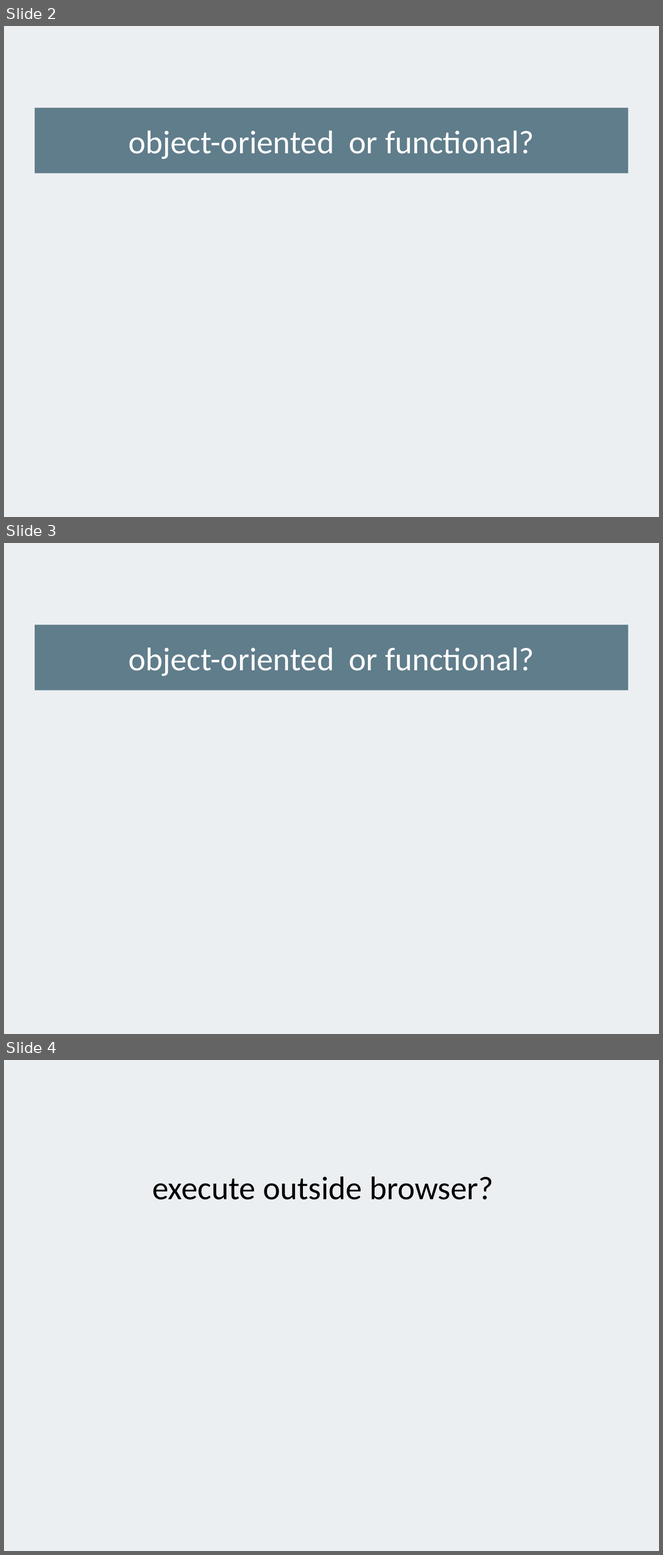
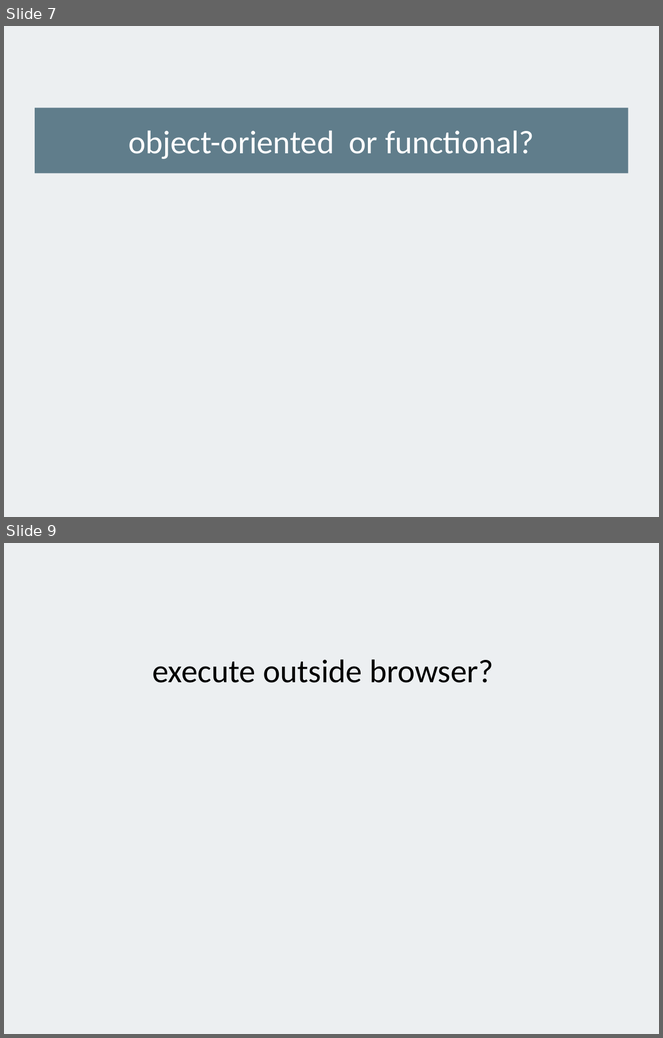
Before and after one commit to alexeymatveevp/angularjs-course, a slide deck: docs/00_jsbasics.pptx. Shown one above the other, each under a label of ours: slides 2, 3 and 4 before the commit, slides 7 and 9 after it; the slides between them are not shown. The pictures are 663x1555 and 663x1038 pixels, drawn with LibreOffice and Linux fonts; fonts in the diff are those of the drawing. Boxes give left, top, right and bottom in pixels: in the first picture for what was removed or moved away, otherwise in the second. Text is boxed around its words. In the diff, an @@ line names an element or a change of style, - is before the commit and + after.

```diff
--- a/docs/00_jsbasics.pptx
+++ b/docs/00_jsbasics.pptx
@@ slide 3 removed at [4,543,659,1034], background #ECEFF1 @@
@@ snip rect removed at [35,625,629,691] @@
-object-oriented or functional?
@@ what was slide 2 is now slide 7 @@
@@ what was slide 4 is now slide 9 @@
```
Also in this commit, not shown: 6 slides added, 4 other files.
